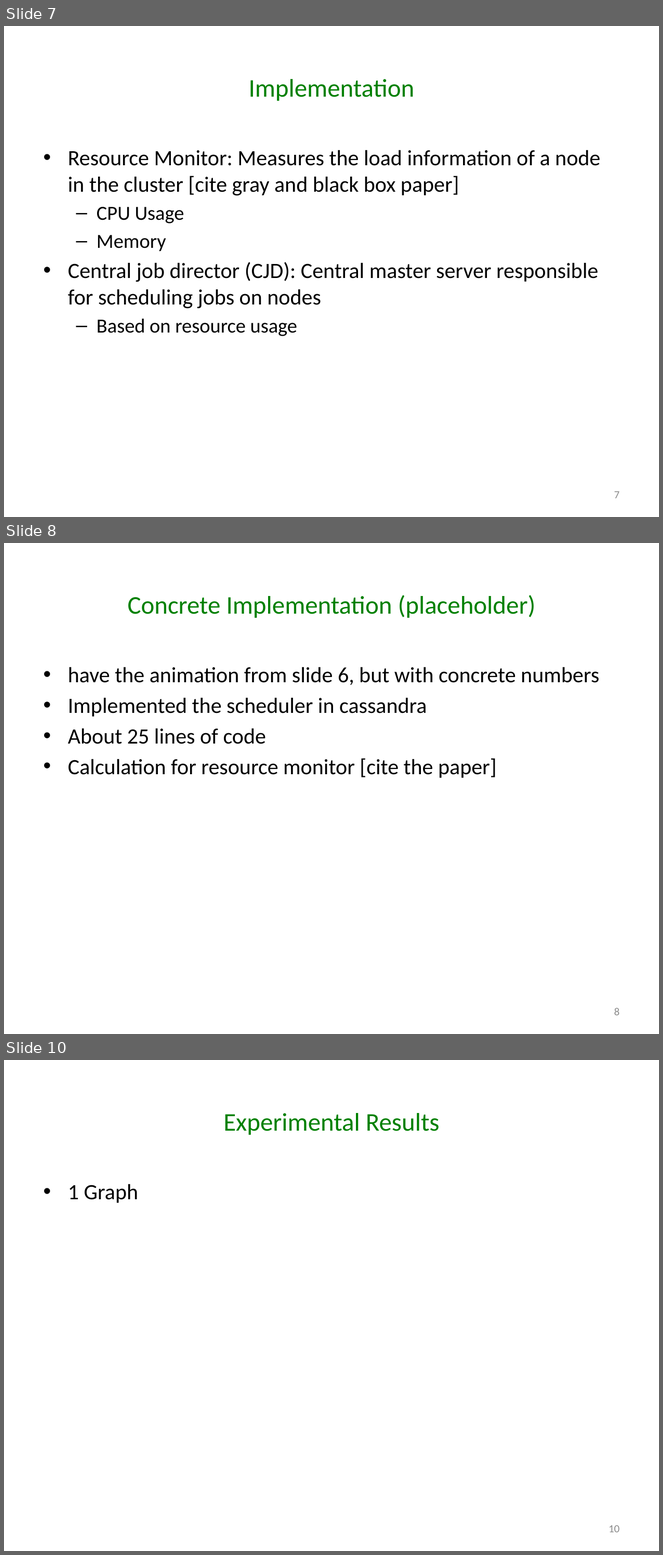
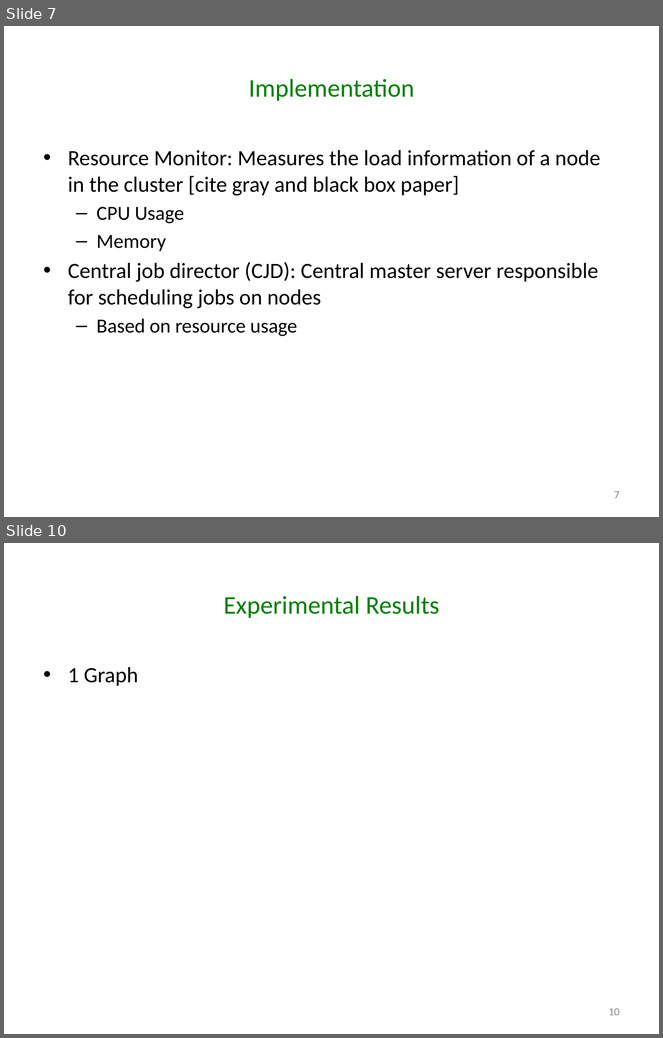
Before and after one commit to godares79/CS848-Project, a slide deck: PresentationSlides/Presentation.pptx. Shown one above the other, each under a label of ours: slides 7, 8 and 10 before the commit, slides 7 and 10 after it; the slides between them are not shown. The pictures are 663x1555 and 663x1038 pixels, drawn with LibreOffice and Linux fonts; fonts in the diff are those of the drawing. Boxes give left, top, right and bottom in pixels: in the first picture for what was removed or moved away, otherwise in the second. Text is boxed around its words. In the diff, an @@ line names an element or a change of style, - is before the commit and + after.

```diff
--- a/PresentationSlides/Presentation.pptx
+++ b/PresentationSlides/Presentation.pptx
@@ slide 8 removed at [4,543,659,1034], background #FFFFFF @@
@@ title removed at [128,595,536,618] @@
-Concrete Implementation (placeholder)
@@ text removed at [68,667,599,778] @@
-• have the animation from slide 6, but with concrete numbers
-• Implemented the scheduler in cassandra
-• About 25 lines of code
-• Calculation for resource monitor [cite the paper]
@@ page number removed at [614,1008,620,1016] @@
-8
```
Also in this commit, not shown: 1 slide changed, 1 slide added.
